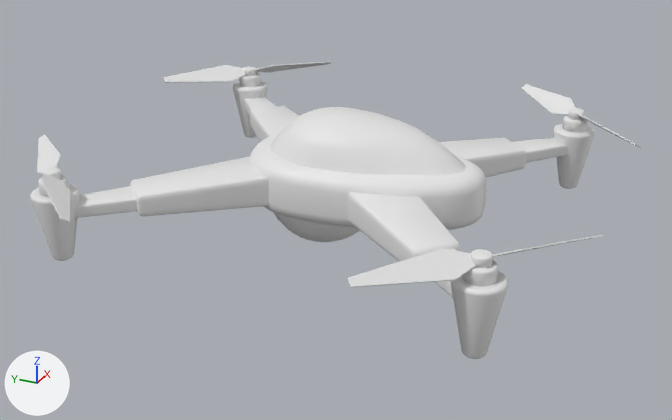
An edit to the glTF model experiments/models/worker_drone.gltf, drawn before and after from the same camera.
One viewpoint serves both versions: a 50 mm lens placed at (-5.19, -2.44, 2.33), pointed at (-0.08, -0.14, -0.22). Every picture has the same lights, and +X, +Y and +Z are marked at lower left. Where no turn or scale is listed for an object, it has been applied to the vertices.

In view in the first picture: 'arm_front_left', 'arm_front_right', 'arm_rear_left', 'arm_rear_right', 'body', 'generator', 'propeller_front_left', 'propeller_front_right', 'propeller_rear_left', 'propeller_rear_right'.
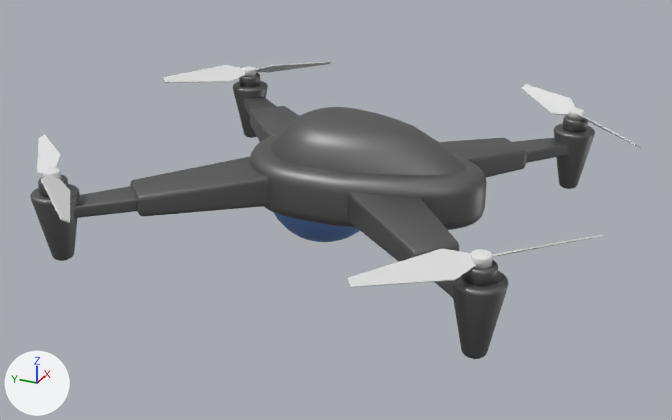
Boxes [x1, y1, x2, y2] around the edits, measured in the pictures (672 x 420 px):
'body', recoloured (white to grey)
    both: [250, 107, 487, 230]
'arm_front_left', recoloured (white to grey)
    both: [30, 157, 269, 261]
'arm_rear_left', recoloured (white to grey)
    both: [347, 192, 508, 359]
'arm_rear_right', recoloured (white to grey)
    both: [439, 115, 595, 189]
'arm_front_right', recoloured (white to grey)
    both: [233, 73, 299, 142]
'generator', recoloured (grey to blue)
    both: [273, 212, 360, 242]

Edits to the bpy script that builds the scene:
```text
Add mat_material_005:
    mat_material_005 = principled_material('Material.005')
    mat_material_005.base_color = (0.214, 0.392, 0.8)  # blue #7fa8e7
    mat_material_005.metallic = 0.854
Add mat_material_002:
    mat_material_002 = principled_material('Material.002')
    mat_material_002.base_color = (0.19, 0.19, 0.19)  # grey #797979
    mat_material_002.metallic = 0.848
Add mat_material_003:
    mat_material_003 = principled_material('Material.003')
    mat_material_003.base_color = (0.19, 0.19, 0.19)  # grey #797979
    mat_material_003.metallic = 0.848
Add mat_material_001:
    mat_material_001 = principled_material('Material.001')
    mat_material_001.base_color = (0.19, 0.19, 0.19)  # grey #797979
    mat_material_001.metallic = 0.848
Add mat_material_004:
    mat_material_004 = principled_material('Material.004')
    mat_material_004.base_color = (0.19, 0.19, 0.19)  # grey #797979
    mat_material_004.metallic = 0.848
Add mat_material:
    mat_material = principled_material('Material')
    mat_material.base_color = (0.19, 0.19, 0.19)  # grey #797979
    mat_material.metallic = 0.848
Change me_sphere:
    where me_sphere.from_pydata(...)  # 802 vertices, 1596 faces; spans x -0.47..0.47, y -1.11..0.47, z -0.17..0.43
    add me_sphere.materials.append(mat_material)  # grey #797979
Change me_cube:
    where me_cube.from_pydata(...)  # 816 vertices, 1616 faces; spans x -0.766..0.437, y -0.437..0.766, z -0.326..0.202
    add me_cube.materials.append(mat_material_004)  # grey #797979
Change me_cube_006:
    where me_cube_006.from_pydata(...)  # 816 vertices, 1616 faces; spans x -0.437..0.766, y -0.437..0.766, z -0.326..0.202
    add me_cube_006.materials.append(mat_material_001)  # grey #797979
Change me_cube_015:
    where me_cube_015.from_pydata(...)  # 816 vertices, 1616 faces; spans x -0.766..0.437, y -0.766..0.437, z -0.326..0.202
    add me_cube_015.materials.append(mat_material_003)  # grey #797979
Change me_cube_011:
    where me_cube_011.from_pydata(...)  # 816 vertices, 1616 faces; spans x -0.437..0.766, y -0.766..0.437, z -0.326..0.202
    add me_cube_011.materials.append(mat_material_002)  # grey #797979
Change me_sphere_002:
    where me_sphere_002.from_pydata(...)  # 482 vertices, 960 faces; spans x -0.395..0.395, y -0.395..0.395, z -0.395..0.395
    add me_sphere_002.materials.append(mat_material_005)  # blue #7fa8e7
```
